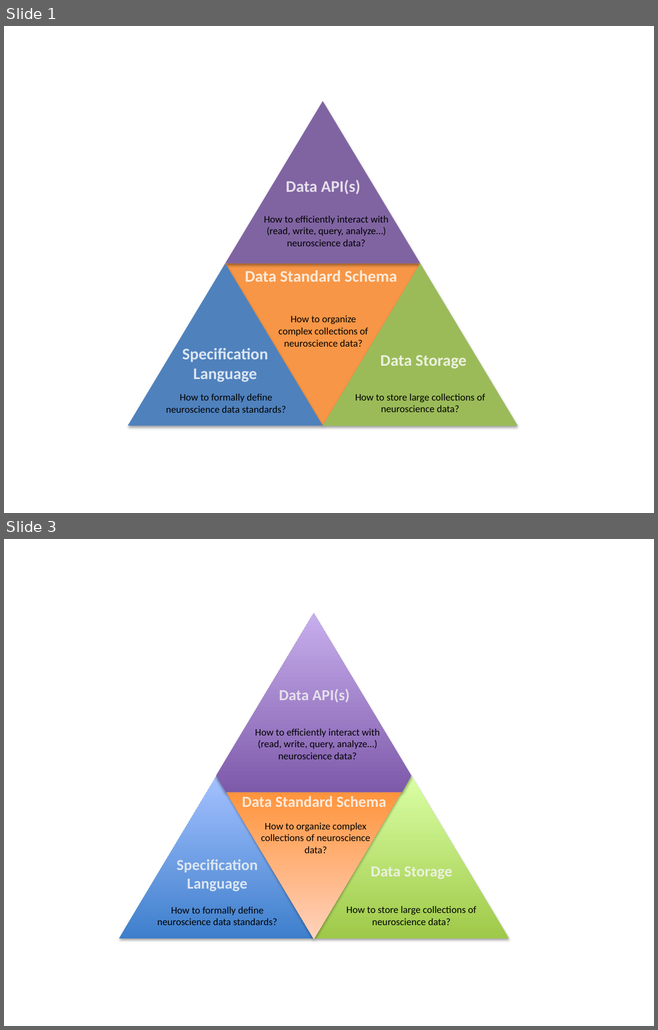
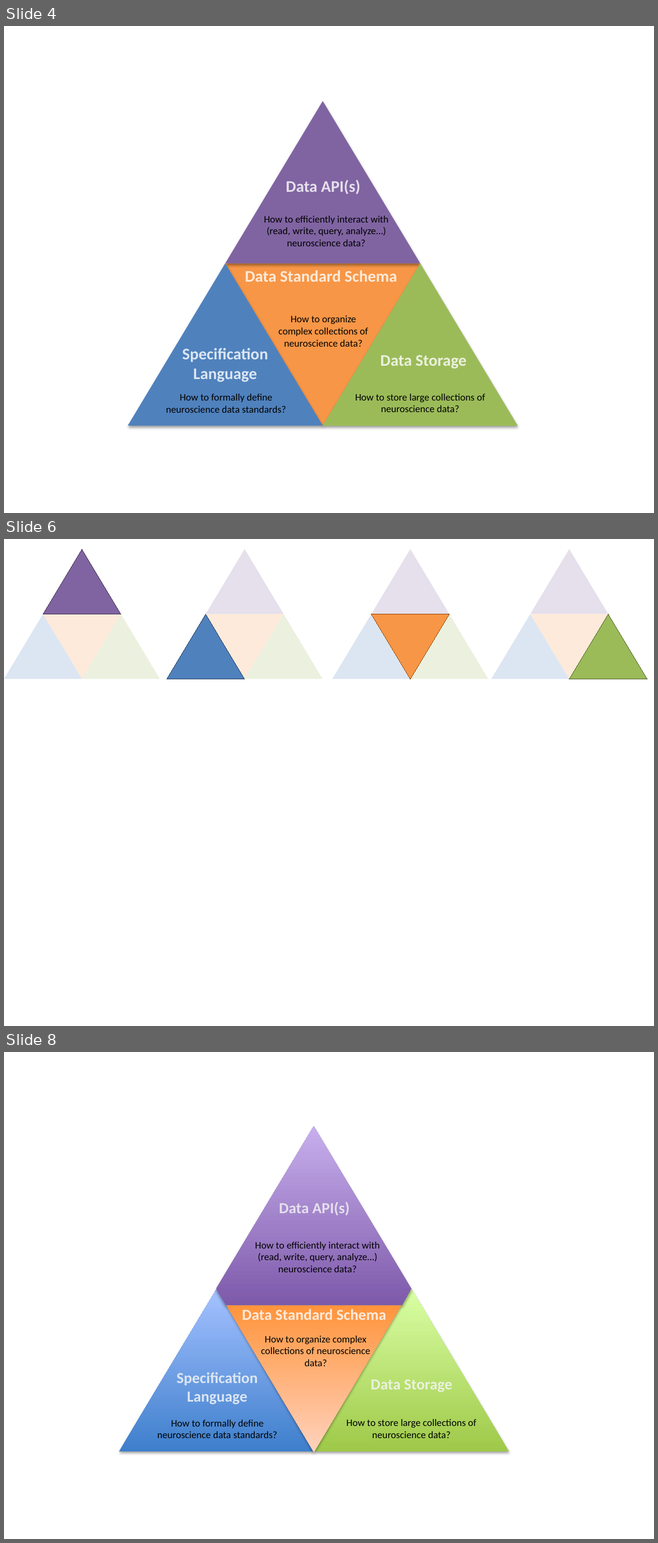
Before and after one commit to ttngu207/neurodatawithoutborders.github.io, a slide deck: images/project_components.pptx. Shown one above the other, each under a label of ours: slides 1 and 3 before the commit, slides 4, 6 and 8 after it; the slides between them are not shown. The pictures are 658x1030 and 658x1543 pixels, drawn with LibreOffice and Linux fonts; fonts in the diff are those of the drawing. Boxes give left, top, right and bottom in pixels: in the first picture for what was removed or moved away, otherwise in the second. Text is boxed around its words. In the diff, an @@ line names an element or a change of style, - is before the commit and + after.

```diff
--- a/images/project_components.pptx
+++ b/images/project_components.pptx
@@ slide 6 added at (4,539,654,1026), background #FFFFFF @@
@@ group added at (4,549,160,679): 4 triangles @@
@@ group added at (166,549,322,679): 4 triangles @@
@@ group added at (332,549,488,679): 4 triangles @@
@@ group added at (491,549,647,679): 4 triangles @@
@@ what was slide 1 is now slide 4 @@
@@ what was slide 3 is now slide 8 @@
```
Also in this commit, not shown: 5 other slides added, 1 slide removed, 2 other files.
